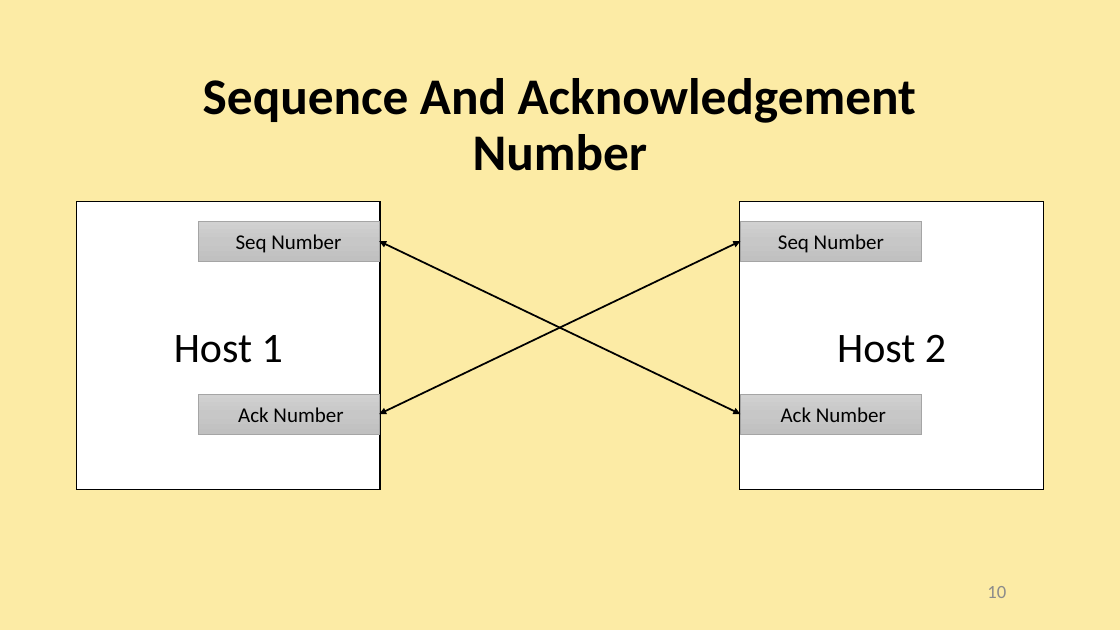
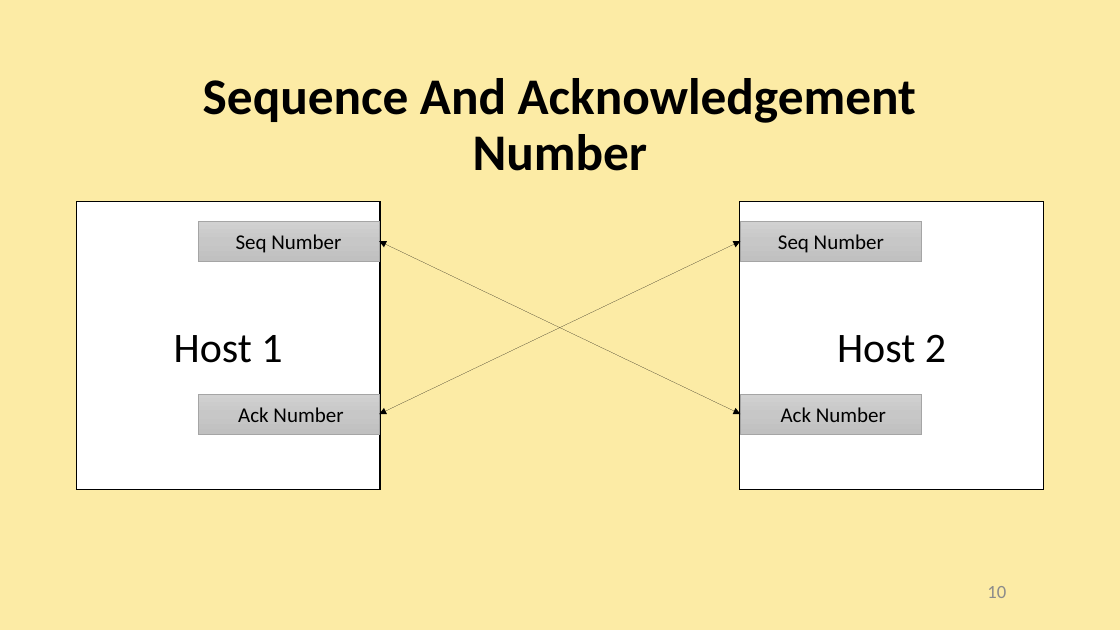
Before and after one commit to AliGhaffarian/university_thingies, a slide deck: slide 10 of research_and_presentation/Transport Layer, TCP and Floods/presentation_slides/Transport Layer, TCP and Floods.pptx. Drawn at 1120x630 pixels with LibreOffice and Linux fonts; fonts in the diff are those of the drawing. Boxes give left, top, right and bottom in pixels: in the first picture for what was removed or moved away, otherwise in the second. Text is boxed around its words. In the diff, an @@ line names an element or a change of style, - is before the commit and + after.

```diff
--- a/research_and_presentation/Transport Layer, TCP and Floods/presentation_slides/Transport Layer, TCP and Floods.pptx
+++ b/research_and_presentation/Transport Layer, TCP and Floods/presentation_slides/Transport Layer, TCP and Floods.pptx
@@ double arrow (379, 414) - (740, 241): stroke #000000 1.5 pt to #000000 0.75 pt @@
@@ double arrow (379, 241) - (740, 414): stroke #000000 1.5 pt to #000000 0.75 pt @@
```
Also in this commit, not shown: 21 other slides changed, 1 other file.
